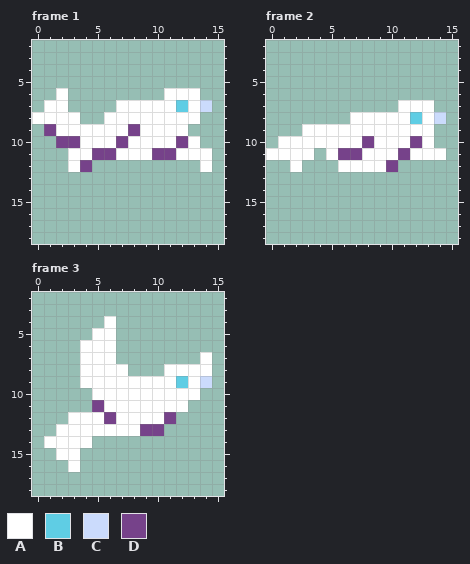
Pixel-art file: Aseprite-Files/NewBird.aseprite. The first picture shows the starting point.
16x24 pixels, 4 frames. Shown: frame 1: x 0..15, y 2..18; frame 2: x 0..15, y 2..18; frame 3: x 0..15, y 2..18. The commit also changed other frames, which this record leaves out.
Palette (. is transparent): A #ffffff  B #5fcde4  C #cbdbfc  D #76428a
New version:
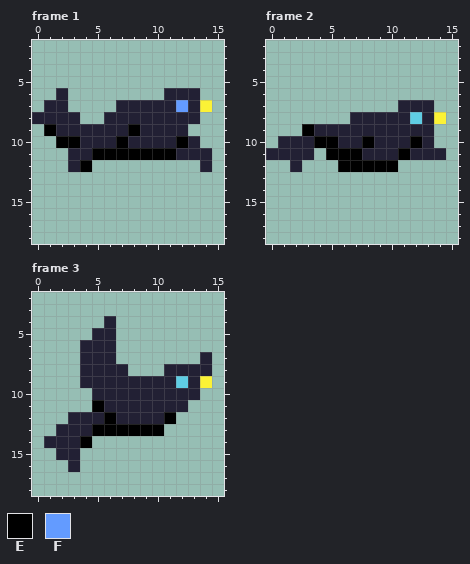
Colours new in this view: E #000000  F #639bff
What changed:
colour A: #ffffff -> #222034
colour C: #cbdbfc -> #fbf236
Frame 1, layer "Base Color":
y 7: x 12 B -> F
y 9: x 1 D -> E; x 8 D -> E
y 10: x 2..3 DD -> EE; x 7 D -> E; x 12 D -> E
y 11: x 5..11 DDAAADD -> EEEEEEE
y 12: x 4 D -> E
Frame 2, layer "Base Color":
y 9: x 3 A -> E
y 10: x 4..5 AA -> EE; x 8 D -> E; x 12 D -> E
y 11: x 5..7 ADD -> EEE; x 11 D -> E
y 12: x 6..10 AAAAD -> EEEEE
Frame 3, layer "Base Color":
y 11: x 5 D -> E
y 12: x 6 D -> E; x 11 D -> E
y 13: x 5..10 AAAADD -> EEEEEE
y 14: x 4 A -> E
Where, in picture pixels (left, top, right, bottom), the same in both pictures:
changed: (32, 88, 212, 172)
changed: (266, 100, 446, 172)
changed: (44, 316, 212, 472)
